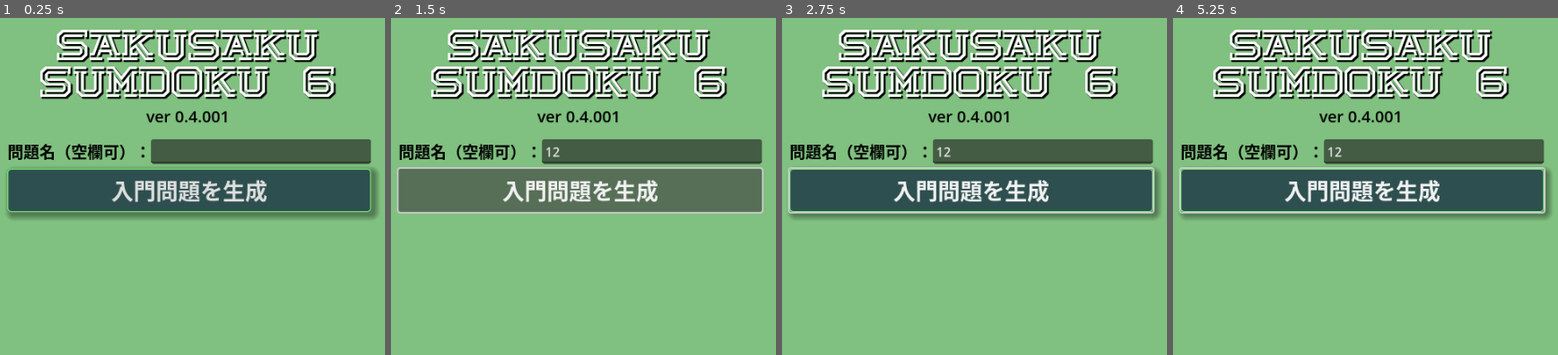
Above: before the commit, frames 1-4 (left to right).
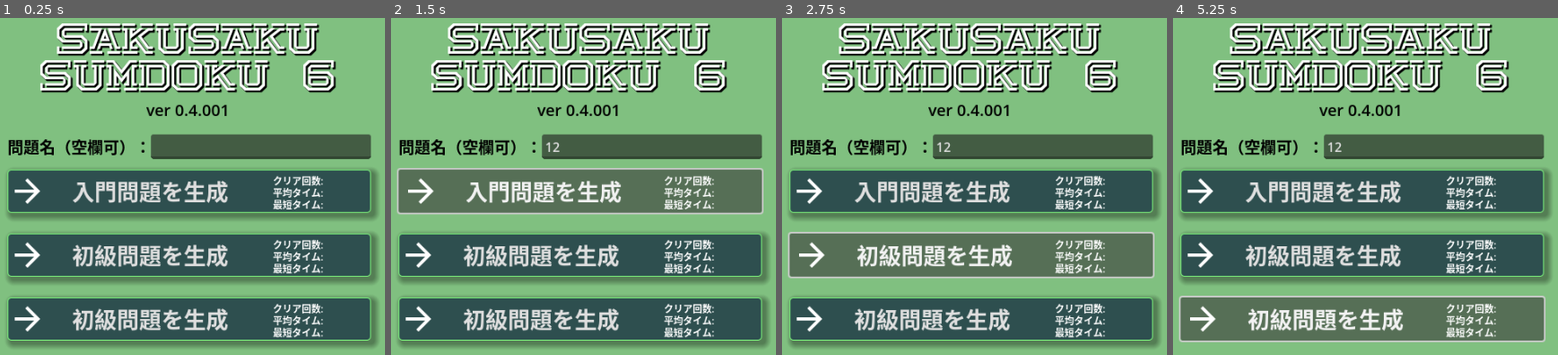
Above: after the commit, the same moments.

Repository: vivisuke/GD4KillerSudoku6
Game: Godot game, scene res://top_scene.tscn
Two runs of this game, one before a commit and one after it. Both use one fixed random seed, a clock stepped at 60 frames per second and the inputs below.
Inputs (mouse positions are in pixels of both pictures, inside the frame that each line leads up to):
- Up to frame 1 (0.25 s): no input
- Up to frame 2 (1.5 s): click (652, 152) at 0.52 s; type "12" at 0.6 s; click "入門問題を生成" at 1.25 s
- Up to frame 3 (2.75 s): click (970, 253) at 2 s, where only the run after the commit has a clickable "初級問題を生成"
- Up to frame 4 (5.25 s): click (1361, 317) at 2.75 s, where only the run after the commit has a clickable "初級問題を生成"; click "入門問題を生成" at 3.5 s; click (1361, 253) at 4.25 s, where only the run after the commit has a clickable "初級問題を生成"; click (1361, 317) at 5 s, where only the run after the commit has a clickable "初級問題を生成"

The runs differ from the first frame. In frame 1, 47% of the frame differs, in the area x 1-99%, y 1-98%; in frame 2, 47%; in frame 3, 47%; in frame 4, 47%.

Commit message:
0085 ◎ C 04/17 04/17 0.001│ToDo│トップシーン：ボタン右にクリア回数等表示ラベル設置

Diff:
--- a/GD4KillerSudoku6/top_scene.tscn
+++ b/GD4KillerSudoku6/top_scene.tscn
@@ -1,6 +1,7 @@
-[gd_scene load_steps=3 format=3 uid="uid://dtta0o6xbn0ip"]
+[gd_scene load_steps=4 format=3 uid="uid://dtta0o6xbn0ip"]
 
 [ext_resource type="FontFile" uid="uid://bxhleatspvdo3" path="res://fonts/Hokjesgeest-PDGB.ttf" id="1_4sssh"]
+[ext_resource type="Texture2D" uid="uid://b37qhkh6trjag" path="res://images/arrow_forward_white.png" id="2_3bs4s"]
 
 [sub_resource type="StyleBoxFlat" id="StyleBoxFlat_urpfq"]
 bg_color = Color(0.180392, 0.309804, 0.309804, 1)
@@ -25,9 +26,9 @@
 color = Color(0.501961, 0.752941, 0.501961, 1)
 
 [node name="TitleLabel" type="Label" parent="."]
-offset_top = 31.0
+offset_top = 23.0
 offset_right = 500.0
-offset_bottom = 123.0
+offset_bottom = 115.0
 theme_override_colors/font_shadow_color = Color(0, 0, 0, 1)
 theme_override_constants/shadow_offset_x = 2
 theme_override_constants/shadow_offset_y = 2
@@ -38,35 +39,140 @@
 horizontal_alignment = 1
 
 [node name="VersionLabel" type="Label" parent="."]
-offset_top = 123.0
+offset_top = 115.0
 offset_right = 500.0
-offset_bottom = 157.0
+offset_bottom = 149.0
 theme_override_colors/font_color = Color(0, 0, 0, 1)
 theme_override_font_sizes/font_size = 20
 text = "ver 0.4.001"
 horizontal_alignment = 1
 vertical_alignment = 2
 
-[node name="Button0" type="Button" parent="."]
-offset_left = 23.0
-offset_top = 209.0
-offset_right = 479.0
-offset_bottom = 263.0
-theme_override_font_sizes/font_size = 28
-theme_override_styles/normal = SubResource("StyleBoxFlat_urpfq")
-text = "入門問題を生成"
-
 [node name="Label" type="Label" parent="."]
 offset_left = 23.0
-offset_top = 172.0
-offset_right = 167.0
-offset_bottom = 198.0
+offset_top = 166.0
+offset_right = 203.0
+offset_bottom = 197.0
 theme_override_colors/font_color = Color(0, 0, 0, 1)
 theme_override_font_sizes/font_size = 20
 text = "問題名（空欄可）："
 
 [node name="LineEdit" type="LineEdit" parent="."]
 offset_left = 203.0
-offset_top = 172.0
+offset_top = 166.0
 offset_right = 479.0
-offset_bottom = 203.0
+offset_bottom = 197.0
+
+[node name="Button0" type="Button" parent="."]
+offset_left = 23.0
+offset_top = 210.0
+offset_right = 479.0
+offset_bottom = 264.0
+theme_override_font_sizes/font_size = 28
+theme_override_styles/normal = SubResource("StyleBoxFlat_urpfq")
+text = "　入門問題を生成"
+icon = ExtResource("2_3bs4s")
+alignment = 0
+
+[node name="NSolvedLabel" type="Label" parent="Button0"]
+layout_mode = 0
+offset_left = 333.0
+offset_top = 5.0
+offset_right = 388.0
+offset_bottom = 25.0
+theme_override_font_sizes/font_size = 12
+text = "クリア回数:"
+
+[node name="AveTimeLabel" type="Label" parent="Button0"]
+layout_mode = 0
+offset_left = 333.0
+offset_top = 20.0
+offset_right = 388.0
+offset_bottom = 40.0
+theme_override_font_sizes/font_size = 12
+text = "平均タイム:"
+
+[node name="BestTimeLabel" type="Label" parent="Button0"]
+layout_mode = 0
+offset_left = 333.0
+offset_top = 35.0
+offset_right = 388.0
+offset_bottom = 55.0
+theme_override_font_sizes/font_size = 12
+text = "最短タイム:"
+
+[node name="Button1" type="Button" parent="."]
+offset_left = 23.0
+offset_top = 290.0
+offset_right = 479.0
+offset_bottom = 344.0
+theme_override_font_sizes/font_size = 28
+theme_override_styles/normal = SubResource("StyleBoxFlat_urpfq")
+text = "　初級問題を生成"
+icon = ExtResource("2_3bs4s")
+alignment = 0
+
+[node name="NSolvedLabel" type="Label" parent="Button1"]
+layout_mode = 0
+offset_left = 333.0
+offset_top = 5.0
+offset_right = 388.0
+offset_bottom = 25.0
+theme_override_font_sizes/font_size = 12
+text = "クリア回数:"
+
+[node name="AveTimeLabel" type="Label" parent="Button1"]
+layout_mode = 0
+offset_left = 333.0
+offset_top = 20.0
+offset_right = 388.0
+offset_bottom = 40.0
+theme_override_font_sizes/font_size = 12
+text = "平均タイム:"
+
+[node name="BestTimeLabel" type="Label" parent="Button1"]
+layout_mode = 0
+offset_left = 333.0
+offset_top = 35.0
+offset_right = 388.0
+offset_bottom = 55.0
+theme_override_font_sizes/font_size = 12
+text = "最短タイム:"
+
+[node name="Button2" type="Button" parent="."]
+offset_left = 23.0
+offset_top = 370.0
+offset_right = 479.0
+offset_bottom = 424.0
+theme_override_font_sizes/font_size = 28
+theme_override_styles/normal = SubResource("StyleBoxFlat_urpfq")
+text = "　初級問題を生成"
+icon = ExtResource("2_3bs4s")
+alignment = 0
+
+[node name="NSolvedLabel" type="Label" parent="Button2"]
+layout_mode = 0
+offset_left = 333.0
+offset_top = 5.0
+offset_right = 388.0
+offset_bottom = 25.0
+theme_override_font_sizes/font_size = 12
+text = "クリア回数:"
+
+[node name="AveTimeLabel" type="Label" parent="Button2"]
+layout_mode = 0
+offset_left = 333.0
+offset_top = 20.0
+offset_right = 388.0
+offset_bottom = 40.0
+theme_override_font_sizes/font_size = 12
+text = "平均タイム:"
+
+[node name="BestTimeLabel" type="Label" parent="Button2"]
+layout_mode = 0
+offset_left = 333.0
+offset_top = 35.0
+offset_right = 388.0
+offset_bottom = 55.0
+theme_override_font_sizes/font_size = 12
+text = "最短タイム:"
Binary file added: GD4KillerSudoku6/images/arrow_forward_black.png
Not shown, added: GD4KillerSudoku6/images/arrow_forward_black.png.import
Binary file added: GD4KillerSudoku6/images/arrow_forward_white.png
Not shown, added: GD4KillerSudoku6/images/arrow_forward_white.png.import
Not shown, added: GD4KillerSudoku6/images/edit_cand_black.png.import
Binary file added: GD4KillerSudoku6/images/event_available_black.png
Not shown, added: GD4KillerSudoku6/images/event_available_black.png.import
Binary file added: GD4KillerSudoku6/images/event_available_white.png
Not shown, added: GD4KillerSudoku6/images/event_available_white.png.import
Binary file added: GD4KillerSudoku6/images/folder_black.png
Not shown, added: GD4KillerSudoku6/images/folder_black.png.import
Binary file added: GD4KillerSudoku6/images/folder_white.png
(and 2 more such lines)
